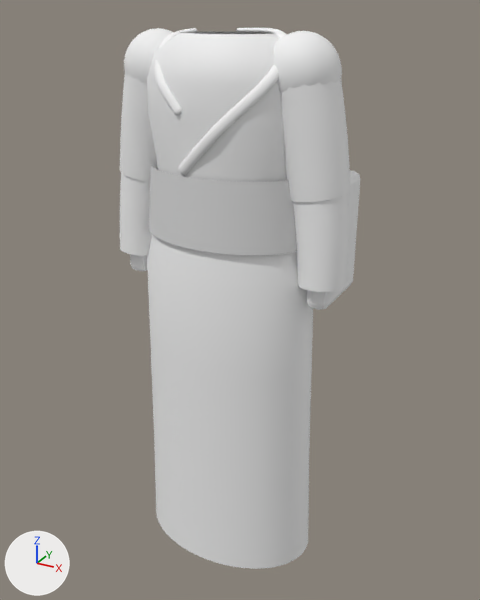
The glTF model models/avatar/OnePiece/BaseWoman_OnePiece_Kimono.glb as it was, and as the next commit left it.
Rendered twice from a camera (50 mm lens) standing at (0.505, -0.879, 0.982) and looking at (0.009, 0.023, 0.531). The axes (+X, +Y, +Z) are drawn at lower left. The lights are the same throughout. The first picture is the older version. Where no turn or scale is listed for an object, it has been applied to the vertices. Vertices at exactly the same position are counted once.

Before the edit, the objects in view are built like this:
```python
ob_onepiece_kimono_collartop = bpy.data.objects.new('OnePiece_Kimono_CollarTop', me_onepiece_kimono_collartop)
ob_onepiece_kimono_collartop.location = (0.0, 0.0, 0.0)
ob_onepiece_kimono_forearml = bpy.data.objects.new('OnePiece_Kimono_ForearmL', me_onepiece_kimono_forearml)
ob_onepiece_kimono_forearml.location = (0.0, 0.0, 0.0)
ob_onepiece_kimono_forearmr = bpy.data.objects.new('OnePiece_Kimono_ForearmR', me_onepiece_kimono_forearmr)
ob_onepiece_kimono_forearmr.location = (0.0, 0.0, 0.0)
ob_onepiece_kimono_shoulderl = bpy.data.objects.new('OnePiece_Kimono_ShoulderL', me_onepiece_kimono_shoulderl)
ob_onepiece_kimono_shoulderl.location = (0.0, 0.0, 0.0)
ob_onepiece_kimono_shoulderr = bpy.data.objects.new('OnePiece_Kimono_ShoulderR', me_onepiece_kimono_shoulderr)
ob_onepiece_kimono_shoulderr.location = (0.0, 0.0, 0.0)
ob_onepiece_kimono_sleevel = bpy.data.objects.new('OnePiece_Kimono_SleeveL', me_onepiece_kimono_sleevel)
ob_onepiece_kimono_sleevel.location = (0.0, 0.0, 0.0)
ob_onepiece_kimono_sleever = bpy.data.objects.new('OnePiece_Kimono_SleeveR', me_onepiece_kimono_sleever)
ob_onepiece_kimono_sleever.location = (0.0, 0.0, 0.0)
ob_onepiece_kimono_tamotol = bpy.data.objects.new('OnePiece_Kimono_TamotoL', me_onepiece_kimono_tamotol)
ob_onepiece_kimono_tamotol.location = (0.0, 0.0, 0.0)
ob_onepiece_kimono_tamotor = bpy.data.objects.new('OnePiece_Kimono_TamotoR', me_onepiece_kimono_tamotor)
ob_onepiece_kimono_tamotor.location = (0.0, 0.0, 0.0)
# also in view: 'OnePiece_Kimono_CollarUnder' at (-0.058, -0.033, 0.9); 'OnePiece_Kimono_Robe' at (0.0, 0.0, 0.51); 'OnePiece_Kimono_Obi' at (0.0, 0.0, 0.707)
```
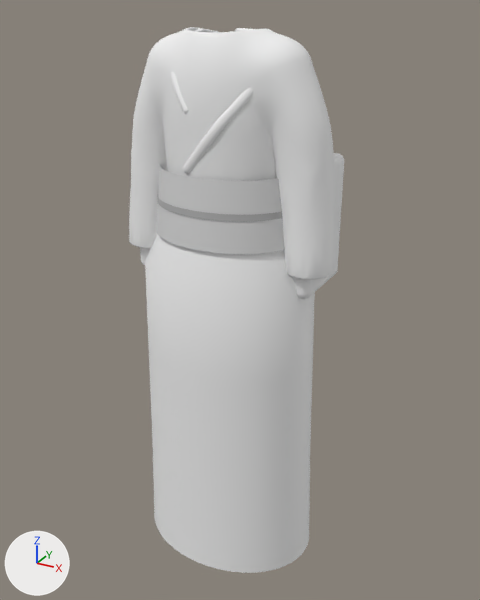
Where the change shows, as pixel boxes [x1, y1, x2, y2] in the pictures (480 x 600 px):
'OnePiece_Kimono_Robe', reshaped
    before: [147, 31, 313, 569]
    after: [145, 235, 315, 573]
'OnePiece_Kimono_Top', added
    after: [129, 27, 344, 299]
'OnePiece_Kimono_Obi', reshaped (13% narrower)
    before: [149, 165, 297, 255]
    after: [156, 167, 285, 254]
'OnePiece_Kimono_SleeveL', deleted
    before: [280, 80, 351, 202]
'OnePiece_Kimono_ForearmL', deleted
    before: [293, 194, 349, 292]
'OnePiece_Kimono_ShoulderL', deleted
    before: [274, 31, 342, 93]
'OnePiece_Kimono_SleeveR', deleted
    before: [120, 74, 158, 181]
'OnePiece_Kimono_ForearmR', deleted
    before: [120, 172, 152, 256]
'OnePiece_Kimono_CollarTop', reshaped
    before: [178, 28, 287, 176]
    after: [183, 28, 255, 174]
'OnePiece_Kimono_TamotoL', deleted
    before: [307, 170, 360, 310]
'OnePiece_Kimono_ShoulderR', deleted
    before: [124, 28, 173, 84]
'OnePiece_Kimono_CollarUnder', reshaped (21% narrower)
    before: [155, 28, 197, 115]
    after: [171, 28, 204, 113]
'OnePiece_Kimono_TamotoR', deleted (mostly hidden)
    before: [130, 254, 148, 271]

The edits, one by one:
me_onepiece_kimono_collartop is used by ob_onepiece_kimono_collartop; location (0.0, 0.0, 0.0).
me_onepiece_kimono_collartop had 412 vertices, 820 faces and spanned x -0.037..0.111, y -0.09..0.058, z 0.759..0.956.
me_onepiece_kimono_collartop now has 412 vertices, 820 faces and spans x -0.032..0.085, y -0.081..0.051, z 0.761..0.955.
me_onepiece_kimono_collartop part 1: 412 of 412 vertices moved; they spanned x -0.037..0.111, y -0.09..0.058, z 0.759..0.956 and now span x -0.032..0.085, y -0.081..0.051, z 0.761..0.955; mean shift (-0.011, 0.004, -0.002).
me_onepiece_kimono_collarunder is used by ob_onepiece_kimono_collarunder; location (0.0, 0.0, 0.0).
me_onepiece_kimono_collarunder had 252 vertices, 500 faces and spanned x -0.094..-0.0215, y -0.0898..0.0247, z 0.8453..0.9552.
me_onepiece_kimono_collarunder now has 252 vertices, 500 faces and spans x -0.0708..-0.0157, y -0.0777..0.0212, z 0.8467..0.9547.
me_onepiece_kimono_collarunder part 2: 252 of 252 vertices moved; they spanned x -0.094..-0.0215, y -0.0898..0.0247, z 0.8453..0.9552 and now span x -0.0708..-0.0157, y -0.0777..0.0212, z 0.8467..0.9547; mean shift (0.0165, 0.0072, 0.0).
me_onepiece_kimono_obi is used by ob_onepiece_kimono_obi; location (0.0, 0.0, 0.0).
me_onepiece_kimono_obi had 112 vertices, 112 faces and spanned x -0.138..0.138, y -0.095..0.095, z 0.655..0.76.
me_onepiece_kimono_obi now has 112 vertices, 112 faces and spans x -0.122..0.122, y -0.095..0.095, z 0.655..0.76.
me_onepiece_kimono_obi part 3: 110 of 112 vertices moved; they spanned x -0.138..0.138, y -0.095..0.095, z 0.655..0.76 and now span x -0.122..0.122, y -0.094..0.094, z 0.655..0.76; mean shift (0.0, 0.0, 0.0); largest move (0.128, 0.0, 0.76) -> (0.11, 0.0, 0.76).
me_onepiece_kimono_robe is used by ob_onepiece_kimono_robe; location (0.0, 0.0, 0.0).
me_onepiece_kimono_robe had 616 vertices, 1120 faces and spanned x -0.158..0.158, y -0.107..0.107, z 0.07..0.95.
me_onepiece_kimono_robe now has 336 vertices, 560 faces and spans x -0.158..0.158, y -0.121..0.121, z 0.07..0.7.
me_onepiece_kimono_robe part 4: 608 vertices removed from x -0.157..0.157, y -0.107..0.107, z 0.07..0.95; 328 vertices added at x -0.157..0.157, y -0.121..0.121, z 0.07..0.7.
Mesh me_onepiece_kimono_top is new.
It has 7966 vertices, 16000 faces and spans x -0.182..0.182, y -0.094..0.095, z 0.58..0.956.
It uses material mat_onepiece_kimono (white #f3f3f3).
Object 'OnePiece_Kimono_ForearmL' (ob_onepiece_kimono_forearml) is deleted.
Object 'OnePiece_Kimono_ForearmR' (ob_onepiece_kimono_forearmr) is deleted.
Object 'OnePiece_Kimono_ShoulderL' (ob_onepiece_kimono_shoulderl) is deleted.
Object 'OnePiece_Kimono_ShoulderR' (ob_onepiece_kimono_shoulderr) is deleted.
Object 'OnePiece_Kimono_SleeveL' (ob_onepiece_kimono_sleevel) is deleted.
Object 'OnePiece_Kimono_SleeveR' (ob_onepiece_kimono_sleever) is deleted.
Object 'OnePiece_Kimono_TamotoL' (ob_onepiece_kimono_tamotol) is deleted.
Object 'OnePiece_Kimono_TamotoR' (ob_onepiece_kimono_tamotor) is deleted.
Object 'OnePiece_Kimono_Top' (ob_onepiece_kimono_top) is new; it shows me_onepiece_kimono_top.
Its location is (0.0, 0.0, 0.0).
